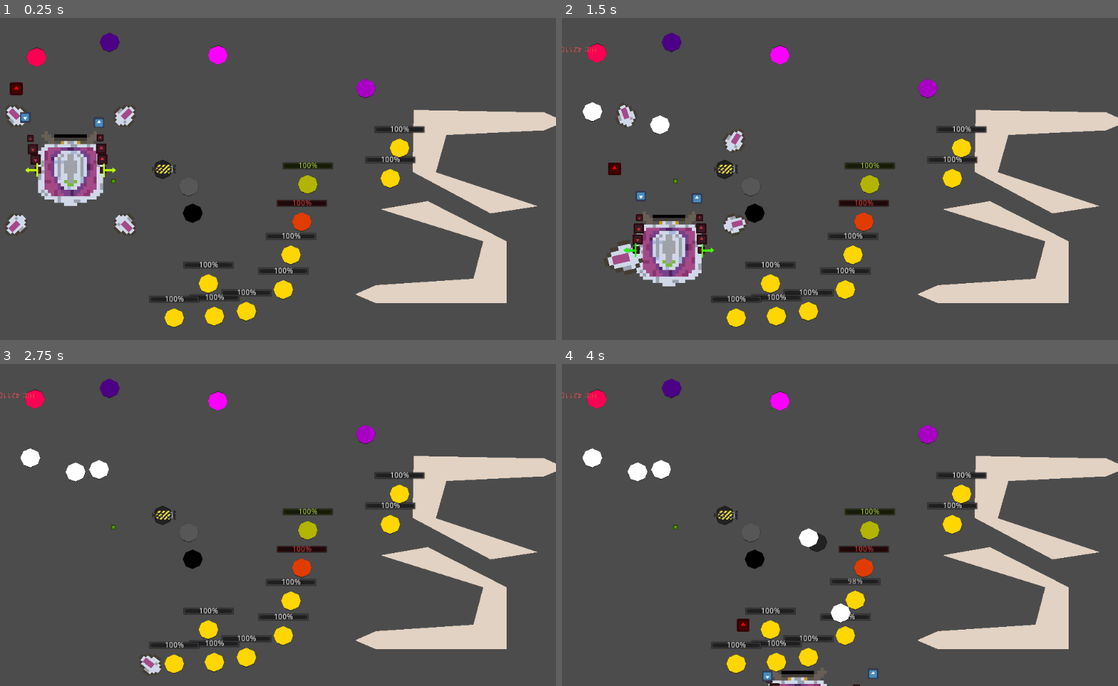
Above: before the commit, frames 1-4 (two rows, left to right).
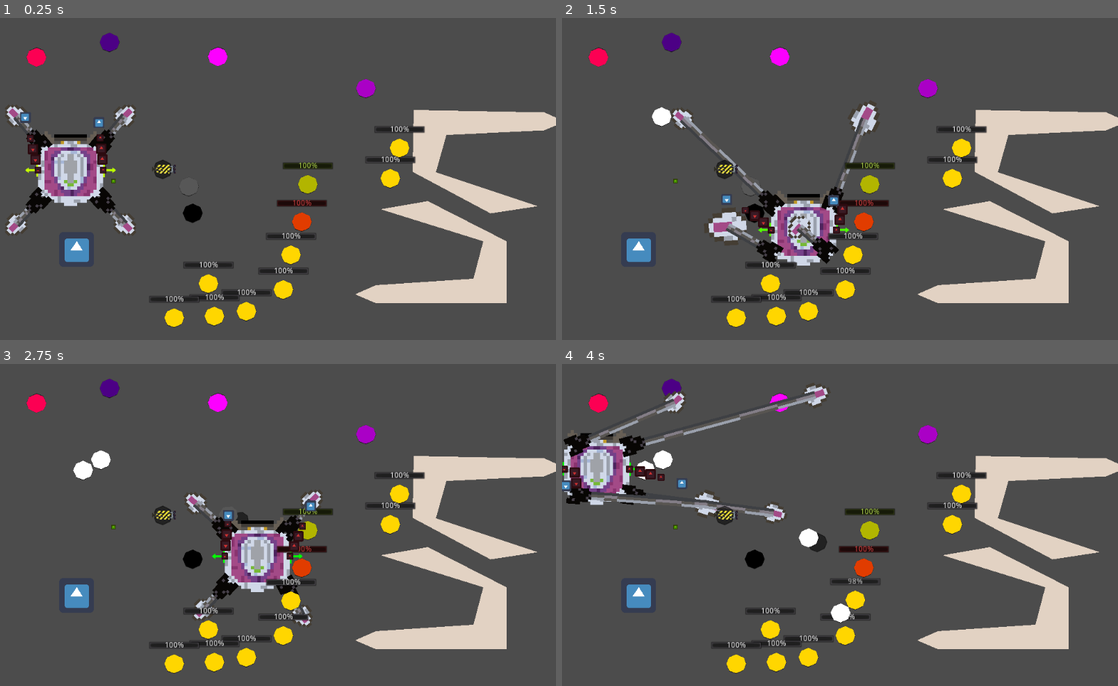
Above: after the commit, the same moments.

Repository: Tarnowiczanka-Stare-Tarnowice/pink-cat
Game: Godot game, scene res://Scenes/PhysicsTest.tscn
Same seed, same stepped clock (60 frames per second), same inputs: the game is played once before the commit and once after it. The engine's default icon, where the game draws it, is replaced by a stand-in: a white triangle on a blue panel in a dark square.
Inputs (mouse positions are in pixels of both pictures, inside the frame that each line leads up to):
- Up to frame 1 (0.25 s): no input
- Up to frame 2 (1.5 s): tap Enter (ui_accept) at 0.5, 0.77 s; move the mouse to (662, 124) at 0.52 s; hold Right (ui_right) 0.53-1.28 s; tap Middle mouse button (left_shoot) at 0.6 s; move the mouse to (650, 121) at 1.27 s; hold Down (ui_down) from 1.28 s (still down); click (650, 121) at 1.35 s
- Up to frame 3 (2.75 s): tap Enter (ui_accept) at 1.52 s; move the mouse to (333, 450) at 2.02 s; release Down (ui_down) at 2.03 s; hold Right (ui_right) from 2.03 s (still down); right-click (333, 450) at 2.1 s
- Up to frame 4 (4 s): move the mouse to (812, 589) at 2.77 s; release Right (ui_right) at 2.78 s; hold Up (ui_up) 2.78-3.53 s; tap Middle mouse button (left_shoot) at 2.85 s; tap Enter (ui_accept) at 3.02, 3.77 s; move the mouse to (1006, 573) at 3.52 s; hold Left (ui_left) from 3.53 s (still down); click (1006, 573) at 3.6 s

The runs differ from the first frame. In frame 1, 1.4% of the frame differs, in the area x 1-41%, y 8-76%; in frame 2, 8.2%, in the area x 0-58%, y 7-84%; in frame 3, 4.8%; in frame 4, 5.4%.

Commit message:
Animacja segmentów nogi
Nowy skrypt "Leg_Segment_Animator.gd", zmiany w Z-index dla spriteów nogi i rąk

Diff:
--- a/IK/IK.tscn
+++ b/IK/IK.tscn
@@ -17,19 +17,23 @@
 [node name="Sprite" type="Sprite" parent="Arm_joint/Elbow_joint/Wrist_joint/Finger_joint"]
 modulate = Color( 0.815686, 0.196078, 0.196078, 1 )
 scale = Vector2( 0.2, 0.2 )
+z_index = 3
 texture = ExtResource( 2 )
 
 [node name="Sprite" type="Sprite" parent="Arm_joint/Elbow_joint/Wrist_joint"]
 modulate = Color( 0.815686, 0.196078, 0.196078, 1 )
 scale = Vector2( 0.3, 0.3 )
+z_index = 3
 texture = ExtResource( 2 )
 
 [node name="Sprite" type="Sprite" parent="Arm_joint/Elbow_joint"]
 modulate = Color( 0.815686, 0.196078, 0.196078, 1 )
 scale = Vector2( 0.3, 0.3 )
+z_index = 3
 texture = ExtResource( 2 )
 
 [node name="Sprite" type="Sprite" parent="Arm_joint"]
 modulate = Color( 0.815686, 0.196078, 0.196078, 1 )
 scale = Vector2( 0.2, 0.2 )
+z_index = 3
 texture = ExtResource( 2 )
--- a/Scenes/HandManipulator.tscn
+++ b/Scenes/HandManipulator.tscn
@@ -19,6 +19,7 @@
 [node name="Sprite" type="Sprite" parent="Hand"]
 position = Vector2( -4.76837e-07, 4.76837e-07 )
 scale = Vector2( 0.3125, 0.3125 )
+z_index = 3
 texture = ExtResource( 2 )
 
 [node name="CollisionShape2D" type="CollisionShape2D" parent="Hand"]
--- a/Scenes/Mech.tscn
+++ b/Scenes/Mech.tscn
@@ -1,16 +1,20 @@
-[gd_scene load_steps=8 format=2]
+[gd_scene load_steps=10 format=2]
 
 [ext_resource path="res://Scripts/Mech.gd" type="Script" id=1]
-[ext_resource path="res://icon.png" type="Texture" id=2]
 [ext_resource path="res://Artwork/bot01/torso01.png" type="Texture" id=3]
 [ext_resource path="res://Artwork/bot01/Leg 3.png" type="Texture" id=4]
 [ext_resource path="res://Artwork/bot01/head01.png" type="Texture" id=5]
 [ext_resource path="res://Scenes/HandManipulator.tscn" type="PackedScene" id=6]
+[ext_resource path="res://Artwork/bot01/Leg 2.png" type="Texture" id=7]
+[ext_resource path="res://Artwork/bot01/Leg 1.png" type="Texture" id=8]
+[ext_resource path="res://Scripts/Leg_Segment_Animator.gd" type="Script" id=9]
 
 [sub_resource type="RectangleShape2D" id=1]
 extents = Vector2( 64, 64 )
 
 [node name="Mech" type="KinematicBody2D"]
+collision_layer = 2
+collision_mask = 2
 script = ExtResource( 1 )
 speed = 50000.0
 limb_movement_speed = 750.0
@@ -71,26 +75,6 @@
 [node name="BL_Target" type="Position2D" parent="LimbTargets"]
 position = Vector2( -100, 100 )
 
-[node name="Arm" type="Node2D" parent="."]
-position = Vector2( 0, -150 )
-
-[node name="Gripper_tgt" type="Node2D" parent="Arm"]
-position = Vector2( -100, 0 )
-
-[node name="Sprite2" type="Sprite" parent="Arm/Gripper_tgt"]
-visible = false
-modulate = Color( 0.172549, 0, 1, 1 )
-scale = Vector2( 0.368597, 0.368597 )
-texture = ExtResource( 2 )
-
-[node name="Gripper" type="Node2D" parent="Arm"]
-position = Vector2( -100, 0 )
-
-[node name="Sprite" type="Sprite" parent="Arm/Gripper"]
-modulate = Color( 1, 0, 0, 1 )
-scale = Vector2( 0.368597, 0.368597 )
-texture = ExtResource( 2 )
-
 [node name="HandLeft" parent="." instance=ExtResource( 6 )]
 position = Vector2( 60, 0 )
 left_hand = true
@@ -98,3 +82,101 @@
 [node name="HandRight" parent="." instance=ExtResource( 6 )]
 position = Vector2( -60, 0 )
 rotation = 3.14159
+
+[node name="LimbSegments" type="Node2D" parent="."]
+
+[node name="FR_Segments" type="Node2D" parent="LimbSegments"]
+position = Vector2( 50, -40 )
+script = ExtResource( 9 )
+target_leg = NodePath("../../FR_Konczyna")
+
+[node name="LegEnd" type="Position2D" parent="LimbSegments/FR_Segments"]
+position = Vector2( 0, -85 )
+
+[node name="Segment_Fixed" type="Node2D" parent="LimbSegments/FR_Segments"]
+
+[node name="Segment_Stretching" type="Node2D" parent="LimbSegments/FR_Segments/Segment_Fixed"]
+position = Vector2( 0, -40 )
+
+[node name="Leg1" type="Sprite" parent="LimbSegments/FR_Segments/Segment_Fixed/Segment_Stretching"]
+position = Vector2( 2.5, -20 )
+scale = Vector2( 5, 5 )
+texture = ExtResource( 8 )
+
+[node name="Leg2" type="Sprite" parent="LimbSegments/FR_Segments/Segment_Fixed"]
+position = Vector2( 0, -7.62939e-06 )
+scale = Vector2( 5, 5 )
+texture = ExtResource( 7 )
+offset = Vector2( -0.5, -3 )
+
+[node name="FL_Segments" type="Node2D" parent="LimbSegments"]
+position = Vector2( -50, -40 )
+script = ExtResource( 9 )
+target_leg = NodePath("../../FL_Konczyna")
+
+[node name="LegEnd" type="Position2D" parent="LimbSegments/FL_Segments"]
+position = Vector2( 0, -85 )
+
+[node name="Segment_Fixed" type="Node2D" parent="LimbSegments/FL_Segments"]
+
+[node name="Segment_Stretching" type="Node2D" parent="LimbSegments/FL_Segments/Segment_Fixed"]
+position = Vector2( 0, -40 )
+
+[node name="Leg1" type="Sprite" parent="LimbSegments/FL_Segments/Segment_Fixed/Segment_Stretching"]
+position = Vector2( 2.5, -20 )
+scale = Vector2( 5, 5 )
+texture = ExtResource( 8 )
+
+[node name="Leg2" type="Sprite" parent="LimbSegments/FL_Segments/Segment_Fixed"]
+position = Vector2( 0, -7.62939e-06 )
+scale = Vector2( 5, 5 )
+texture = ExtResource( 7 )
+offset = Vector2( -0.5, -3 )
+
+[node name="BR_Segments" type="Node2D" parent="LimbSegments"]
+position = Vector2( 50, 46 )
+script = ExtResource( 9 )
+target_leg = NodePath("../../BR_Konczyna")
+
+[node name="LegEnd" type="Position2D" parent="LimbSegments/BR_Segments"]
+position = Vector2( 0, -85 )
+
+[node name="Segment_Fixed" type="Node2D" parent="LimbSegments/BR_Segments"]
+
+[node name="Segment_Stretching" type="Node2D" parent="LimbSegments/BR_Segments/Segment_Fixed"]
+position = Vector2( 0, -40 )
+
+[node name="Leg1" type="Sprite" parent="LimbSegments/BR_Segments/Segment_Fixed/Segment_Stretching"]
+position = Vector2( 2.5, -20 )
+scale = Vector2( 5, 5 )
+texture = ExtResource( 8 )
+
+[node name="Leg2" type="Sprite" parent="LimbSegments/BR_Segments/Segment_Fixed"]
+position = Vector2( 0, -7.62939e-06 )
+scale = Vector2( 5, 5 )
+texture = ExtResource( 7 )
+offset = Vector2( -0.5, -3 )
+
+[node name="BL_Segments" type="Node2D" parent="LimbSegments"]
+position = Vector2( -50, 46 )
+script = ExtResource( 9 )
+target_leg = NodePath("../../BL_Konczyna")
+
+[node name="LegEnd" type="Position2D" parent="LimbSegments/BL_Segments"]
+position = Vector2( 0, -85 )
+
+[node name="Segment_Fixed" type="Node2D" parent="LimbSegments/BL_Segments"]
+
+[node name="Segment_Stretching" type="Node2D" parent="LimbSegments/BL_Segments/Segment_Fixed"]
+position = Vector2( 0, -40 )
+
+[node name="Leg1" type="Sprite" parent="LimbSegments/BL_Segments/Segment_Fixed/Segment_Stretching"]
+position = Vector2( 2.5, -20 )
+scale = Vector2( 5, 5 )
+texture = ExtResource( 8 )
+
+[node name="Leg2" type="Sprite" parent="LimbSegments/BL_Segments/Segment_Fixed"]
+position = Vector2( 0, -7.62939e-06 )
+scale = Vector2( 5, 5 )
+texture = ExtResource( 7 )
+offset = Vector2( -0.5, -3 )
--- a/Scenes/PhysicsTest.tscn
+++ b/Scenes/PhysicsTest.tscn
@@ -1,7 +1,8 @@
-[gd_scene load_steps=9 format=2]
+[gd_scene load_steps=10 format=2]
 
 [ext_resource path="res://Scenes/Dummy.tscn" type="PackedScene" id=1]
 [ext_resource path="res://Scenes/ProjectileSpawner.tscn" type="PackedScene" id=2]
+[ext_resource path="res://Scenes/BrickPile.tscn" type="PackedScene" id=3]
 [ext_resource path="res://Scenes/Brick.tscn" type="PackedScene" id=4]
 [ext_resource path="res://Scripts/PhysicsTest.gd" type="Script" id=5]
 [ext_resource path="res://icon.png" type="Texture" id=6]
@@ -60,7 +61,7 @@
 mass = 10.0
 
 [node name="Dummy" parent="." instance=ExtResource( 1 )]
-position = Vector2( 401, 75.0011 )
+position = Vector2( 401, 78.0011 )
 rotation = -3.12282
 
 [node name="BrickSpawner" parent="." instance=ExtResource( 2 )]
@@ -123,3 +124,6 @@
 
 [node name="DestructibleDummy4" parent="." instance=ExtResource( 8 )]
 position = Vector2( 384, 496 )
+
+[node name="BrickPile" parent="." instance=ExtResource( 3 )]
+position = Vector2( 141, 433 )
--- /dev/null
+++ b/Scripts/Leg_Segment_Animator.gd
@@ -0,0 +1,31 @@
+extends Node2D
+
+export (NodePath) var target_leg = "."
+var target : Node2D
+onready var segment_fixed = $Segment_Fixed
+onready var segment_stretching = $Segment_Fixed/Segment_Stretching
+onready var leg_end = $LegEnd
+
+var stretch_baseline
+var stretch1
+var current_dst
+var current_stretch
+
+var from_fixed_to_stretch
+
+func _ready():
+	from_fixed_to_stretch = segment_fixed.global_position.distance_to(segment_stretching.global_position)
+	stretch1 = segment_stretching.get_child(0).scale.x
+	stretch_baseline = leg_end.global_position.distance_to(segment_stretching.global_position)
+	target = get_node(target_leg)
+
+func _process(delta):
+	segment_fixed.look_at(target.global_position)
+	segment_fixed.rotate(PI/2)
+	current_dst = segment_fixed.global_position.distance_to(target.global_position)
+	current_dst -= from_fixed_to_stretch
+	#ZASTAPIC POZYCJA LEG END, ZEBY NIE BYLO PIERWIASTKA
+	current_stretch = current_dst
+	#print(current_stretch/stretch_baseline)
+	segment_stretching.scale.y = current_stretch/stretch_baseline
+	#print(segment_stretching.scale.y)
